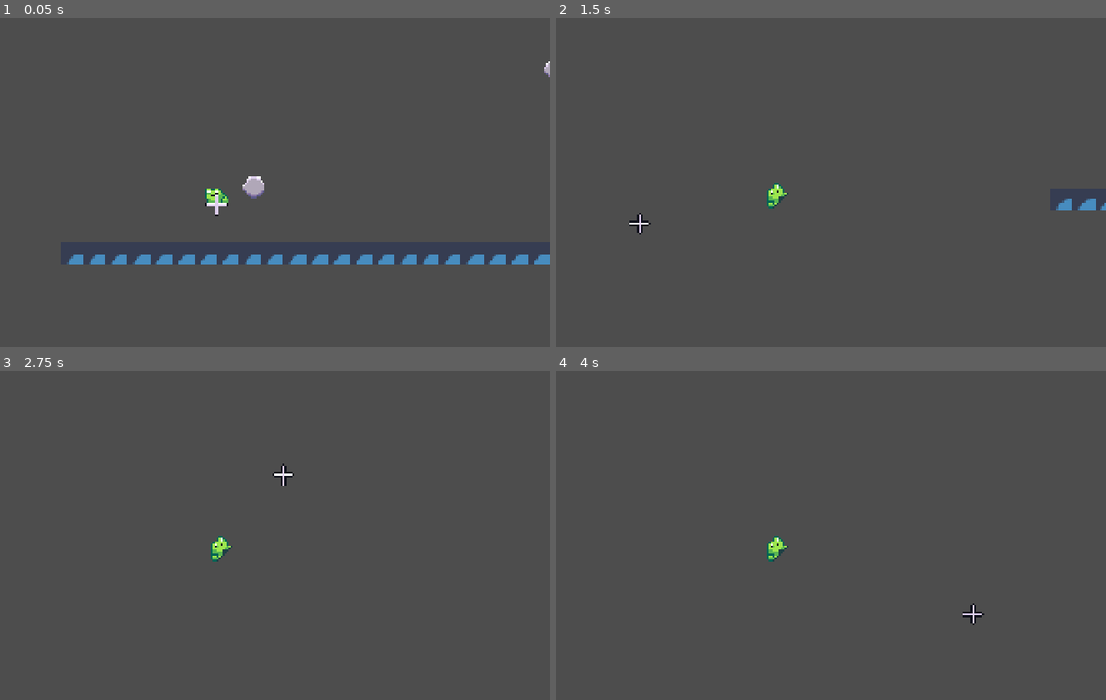
Above: before the commit, frames 1-4 (two rows, left to right).
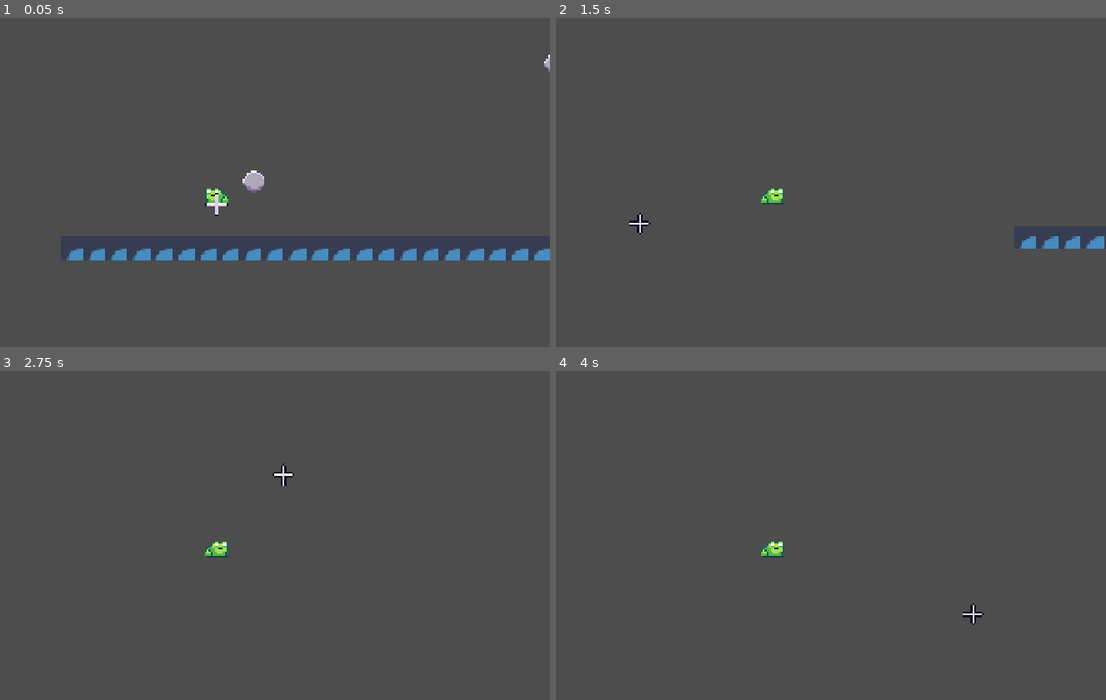
Above: after the commit, the same moments.

Repository: MadAvidCoder/Spin-phibian
Game: Godot game, scene res://scenes/main.tscn
Two runs of this game, one before a commit and one after it. Both use one fixed random seed, a clock stepped at 60 frames per second and the inputs below. The engine's default icon, where the game draws it, is replaced by a stand-in: a white triangle on a blue panel in a dark square.
Inputs (mouse positions are in pixels of both pictures, inside the frame that each line leads up to):
- Up to frame 1 (0.05 s): no input
- Up to frame 2 (1.5 s): tap Enter at 0.5 s; move the mouse to (919, 185) at 0.52 s; hold D (right) from 0.53 s (still down); click (919, 185) at 0.6 s; move the mouse to (638, 221) at 1.27 s; click (638, 221) at 1.35 s
- Up to frame 3 (2.75 s): tap Space at 2 s; move the mouse to (286, 476) at 2.02 s; release D (right) at 2.03 s; hold A (left) from 2.03 s (still down); click (286, 476) at 2.1 s
- Up to frame 4 (4 s): tap Enter at 2.75 s; move the mouse to (737, 630) at 2.77 s; release A (left) at 2.78 s; hold D (right) from 2.78 s (still down); click (737, 630) at 2.85 s; tap Space at 3.5 s; move the mouse to (974, 614) at 3.52 s; click (974, 614) at 3.6 s

The runs differ from the first frame. In frame 1, 2.3% of the frame differs, in the area x 12-100%, y 11-75%; in frame 2, 0.7%; in frame 3, 0.2%; in frame 4, 0.2%.

Commit message:
Fix frog orientation Fixed the frog orientation code to transition back on release

Diff:
--- a/src/scenes/frog.tscn
+++ b/src/scenes/frog.tscn
@@ -60,17 +60,19 @@
 gravity = Vector2(0, 900)
 
 [node name="Sprite" type="AnimatedSprite2D" parent="." unique_id=1201950172]
-position = Vector2(0, -8)
+position = Vector2(0, -4)
 sprite_frames = SubResource("SpriteFrames_2cus8")
 animation = &"idle"
 frame_progress = 0.25433636
 
 [node name="Tongue" type="Node2D" parent="." unique_id=1559968155]
+position = Vector2(0, 4)
 
 [node name="CollisionShape2D" type="CollisionShape2D" parent="." unique_id=1216859066]
-position = Vector2(0, -4.5)
+position = Vector2(0, -0.5)
 shape = SubResource("RectangleShape2D_n83mn")
 
 [node name="Camera2D" type="Camera2D" parent="." unique_id=1195909772]
+position = Vector2(0, 4)
 zoom = Vector2(4, 4)
 position_smoothing_speed = 8.0
--- a/src/scripts/frog.gd
+++ b/src/scripts/frog.gd
@@ -54,6 +54,11 @@
 	match state:
 		States.AIR:
 			pass
+		States.GRAPPLED:
+			var tween = create_tween()
+			tween.set_ease(Tween.EASE_OUT)
+			tween.set_trans(Tween.TRANS_BACK)
+			tween.tween_property(sprite, "rotation", 0.0, 0.4)
 
 func process_state(delta: float):
 	queue_redraw()
@@ -62,6 +67,7 @@
 			velocity += gravity * delta
 			if is_on_floor():
 				change_state(States.GROUND)
+
 
 		States.GROUND:
 			var input_direction = Input.get_axis("left", "right")
@@ -75,22 +81,18 @@
 				change_state(States.AIR)
 
 		States.GRAPPLED:
-
-
-
 			var offset = anchor.global_position - global_position
 			var dir = offset.normalized()
 
 			var dist = offset.length()
 			var radial_vel = Vector2.ZERO
 			if abs(dist - anchor.orbit_radius) > radial_tolerance:
-
 				radial_vel = (offset / sign(dist - anchor.orbit_radius))
 
 			var tang_vel = Vector2(-dir.y, dir.x) * -angular_speed
 
 			velocity = (radial_vel + tang_vel)
-			sprite.rotation = global_position.direction_to(anchor.global_position).angle()
+			sprite.rotation = sprite.global_position.direction_to(anchor.global_position).angle() + deg_to_rad(180)
 
 func _draw() -> void:
 	if state == States.GRAPPLED:
